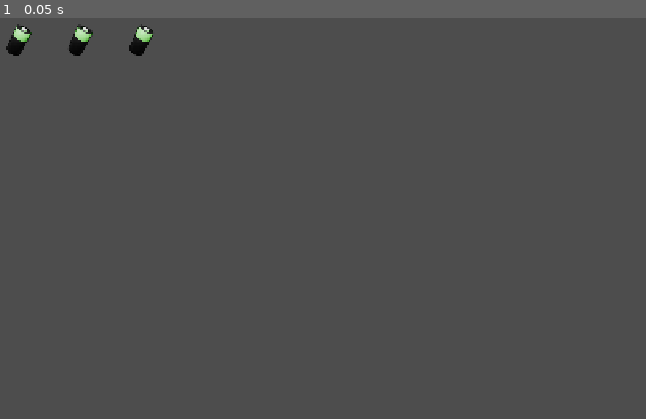
Above: before the commit, frame 1.
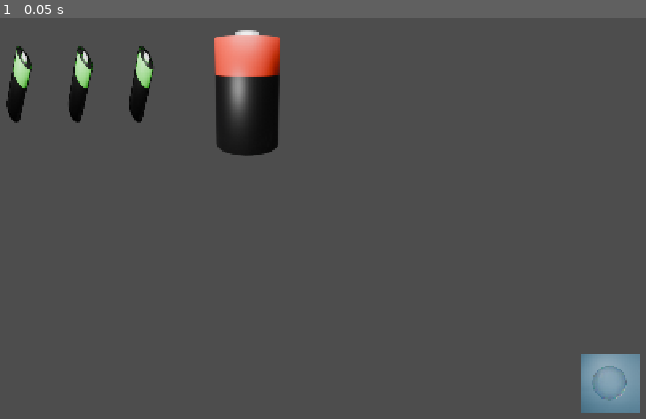
Above: after the commit, the same moment.

Repository: asdrome/bubbletron
Game: Godot game, scene res://Escenas/Interfaz.tscn
The game is run twice, just before and just after one commit, with the same random seed, the same clock (stepped at 60 frames per second) and the same inputs. This scene is started directly instead of the project's main scene.
Inputs:
- Up to frame 1 (0.05 s): no input

The runs differ from the first frame. In frame 1, 5.9% of the frame differs, in the area x 0-100%, y 1-99%.

Commit message:
Menu y Barra de Vida
Se inicia el menú principal
Y se comienza el cambio de las pilas a una barra de vida

Diff:
--- a/Escenas/Interfaz.tscn
+++ b/Escenas/Interfaz.tscn
@@ -1,6 +1,9 @@
-[gd_scene load_steps=2 format=3 uid="uid://8sm1i7dpvupv"]
+[gd_scene load_steps=5 format=3 uid="uid://8sm1i7dpvupv"]
 
 [ext_resource type="Texture2D" uid="uid://dkwmrgfsosgeg" path="res://Assets/IU/Bateria1.png" id="1_peb2f"]
+[ext_resource type="Texture2D" uid="uid://cq5f41jb7cvrw" path="res://Assets/IU/Burbuja.png" id="2_cswj6"]
+[ext_resource type="Texture2D" uid="uid://bpui78x02ojrx" path="res://Assets/IU/PilaVacia.png" id="2_fyldm"]
+[ext_resource type="Texture2D" uid="uid://bqqw21x8kp3ap" path="res://Assets/IU/Pila.png" id="3_cm7ul"]
 
 [node name="Control" type="Control"]
 layout_mode = 3
@@ -45,6 +48,22 @@
 texture = ExtResource("1_peb2f")
 expand_mode = 1
 
+[node name="TextureProgressBar" type="TextureProgressBar" parent="MarginContainer/VBoxContainer/HBoxContainer"]
+layout_mode = 2
+fill_mode = 2
+texture_under = ExtResource("2_fyldm")
+texture_progress = ExtResource("3_cm7ul")
+
+[node name="Label" type="Label" parent="MarginContainer/VBoxContainer/HBoxContainer/TextureProgressBar"]
+visible = false
+layout_mode = 0
+offset_left = 102.256
+offset_top = 157.371
+offset_right = 142.256
+offset_bottom = 180.371
+scale = Vector2(1.87247, 2.32549)
+text = "100"
+
 [node name="HBoxContainer3" type="HBoxContainer" parent="MarginContainer/VBoxContainer"]
 layout_mode = 2
 size_flags_vertical = 3
@@ -52,3 +71,13 @@
 [node name="HBoxContainer2" type="HBoxContainer" parent="MarginContainer/VBoxContainer"]
 custom_minimum_size = Vector2(0, 25)
 layout_mode = 2
+
+[node name="HBoxContainer" type="HBoxContainer" parent="MarginContainer/VBoxContainer/HBoxContainer2"]
+custom_minimum_size = Vector2(1000, 0)
+layout_mode = 2
+
+[node name="TextureRect4" type="TextureRect" parent="MarginContainer/VBoxContainer/HBoxContainer2"]
+custom_minimum_size = Vector2(100, 100)
+layout_mode = 2
+texture = ExtResource("2_cswj6")
+expand_mode = 1
--- /dev/null
+++ b/Escenas/menu.tscn
@@ -0,0 +1,72 @@
+[gd_scene load_steps=5 format=3 uid="uid://dm0ye7cy0rr66"]
+
+[ext_resource type="Texture2D" uid="uid://drmn2mgtj5cgm" path="res://Assets/IU/Fondo.jpeg" id="1_lnt83"]
+
+[sub_resource type="StyleBoxFlat" id="StyleBoxFlat_p25xy"]
+bg_color = Color(0.244351, 0.311643, 0.550009, 1)
+
+[sub_resource type="StyleBoxFlat" id="StyleBoxFlat_17m5t"]
+bg_color = Color(0.243137, 0.309804, 0.54902, 1)
+
+[sub_resource type="StyleBoxFlat" id="StyleBoxFlat_cp3rd"]
+bg_color = Color(0.243137, 0.309804, 0.54902, 1)
+
+[node name="Menu" type="Control"]
+layout_mode = 3
+anchors_preset = 15
+anchor_right = 1.0
+anchor_bottom = 1.0
+grow_horizontal = 2
+grow_vertical = 2
+
+[node name="ColorRect" type="ColorRect" parent="."]
+layout_mode = 1
+anchors_preset = 15
+anchor_right = 1.0
+anchor_bottom = 1.0
+grow_horizontal = 2
+grow_vertical = 2
+color = Color(0.278498, 0.429503, 0.553788, 1)
+
+[node name="TextureRect" type="TextureRect" parent="."]
+layout_mode = 1
+anchors_preset = 15
+anchor_right = 1.0
+anchor_bottom = 1.0
+grow_horizontal = 2
+grow_vertical = 2
+texture = ExtResource("1_lnt83")
+expand_mode = 1
+
+[node name="VBoxContainer" type="VBoxContainer" parent="."]
+layout_mode = 1
+anchors_preset = 8
+anchor_left = 0.5
+anchor_top = 0.5
+anchor_right = 0.5
+anchor_bottom = 0.5
+offset_left = -104.0
+offset_top = -66.0
+offset_right = 104.0
+offset_bottom = 66.0
+grow_horizontal = 2
+grow_vertical = 2
+theme_override_constants/separation = 22
+
+[node name="Jugar" type="Button" parent="VBoxContainer"]
+layout_mode = 2
+theme_override_font_sizes/font_size = 50
+theme_override_styles/normal = SubResource("StyleBoxFlat_p25xy")
+text = "Jugar"
+
+[node name="Creditos" type="Button" parent="VBoxContainer"]
+layout_mode = 2
+theme_override_font_sizes/font_size = 50
+theme_override_styles/normal = SubResource("StyleBoxFlat_17m5t")
+text = "Creditos"
+
+[node name="Salir" type="Button" parent="VBoxContainer"]
+layout_mode = 2
+theme_override_font_sizes/font_size = 50
+theme_override_styles/normal = SubResource("StyleBoxFlat_cp3rd")
+text = "Salir"
Binary file added: Assets/IU/Fondo.jpeg
Not shown, added: Assets/IU/Fondo.jpeg.import
Binary file added: Assets/IU/Pila.png
Not shown, added: Assets/IU/Pila.png.import
Binary file added: Assets/IU/PilaMitad.png
Not shown, added: Assets/IU/PilaMitad.png.import
Binary file added: Assets/IU/PilaVacia.png
Not shown, added: Assets/IU/PilaVacia.png.import
